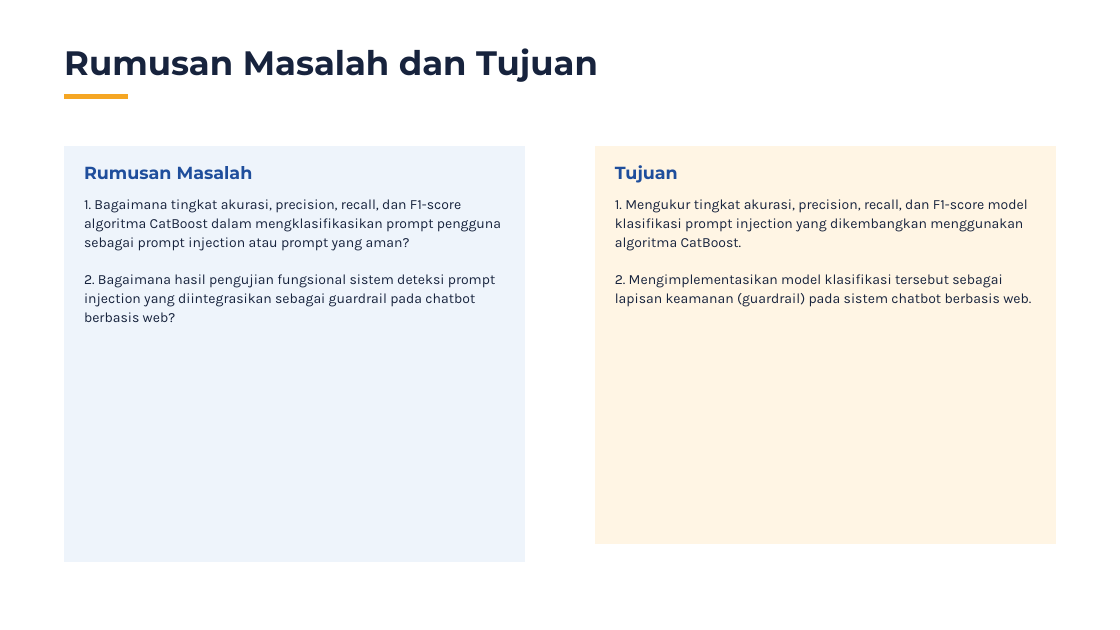
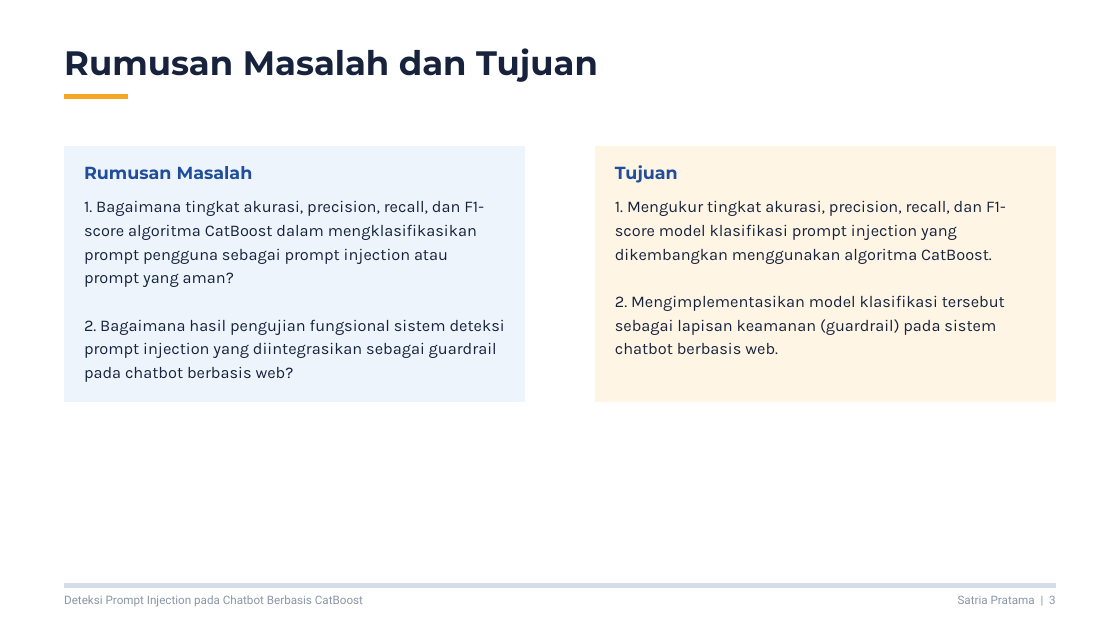
Before and after one commit to philipusmaranata/NetFort-Technologies, a slide deck: slide 3 of presentasi/Sidang_Skripsi_CatBoost.pptx. Drawn at 1120x630 pixels with LibreOffice and Linux fonts; fonts in the diff are those of the drawing. Boxes give left, top, right and bottom in pixels: in the first picture for what was removed or moved away, otherwise in the second. Text is boxed around its words. In the diff, an @@ line names an element or a change of style, - is before the commit and + after.

```diff
--- a/presentasi/Sidang_Skripsi_CatBoost.pptx
+++ b/presentasi/Sidang_Skripsi_CatBoost.pptx
@@ freeform shape: place and size @@
-freeform shape at [64, 146, 525, 562]
+freeform shape at [64, 146, 525, 402]
@@ freeform shape: place and size @@
-freeform shape at [595, 146, 1056, 543]
+freeform shape at [595, 146, 1056, 402]
@@ text "1. Bagaimana tingkat akurasi, precision, ..." at [84, 201, 505, 382]: size 18 to 21 pt; line spacing 24.3pt to 30.4pt @@
@@ text "1. Mengukur tingkat akurasi, precision, ..." at [615, 201, 1006, 354]: size 18 to 21 pt; line spacing 24.3pt to 30.4pt @@
@@ freeform shape added at [64, 584, 1056, 588], fill #D5DDE8 @@
@@ text added at [64, 595, 363, 607], 15 pt, text #8A96A8 @@
+Deteksi Prompt Injection pada Chatbot Berbasis CatBoost
@@ text added at [958, 595, 1056, 604], 15 pt, text #8A96A8 @@
+Satria Pratama | 3
```
Also in this commit, not shown: 16 other slides changed, 1 other file.
